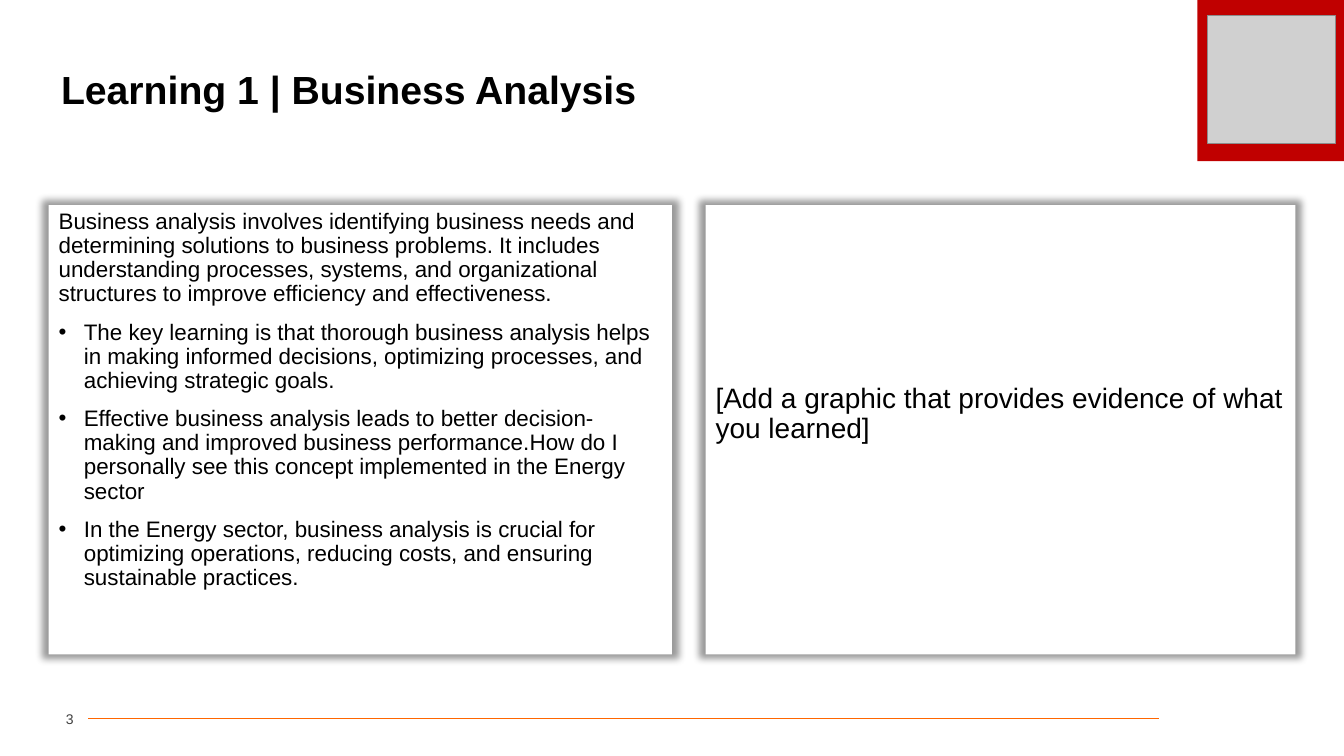
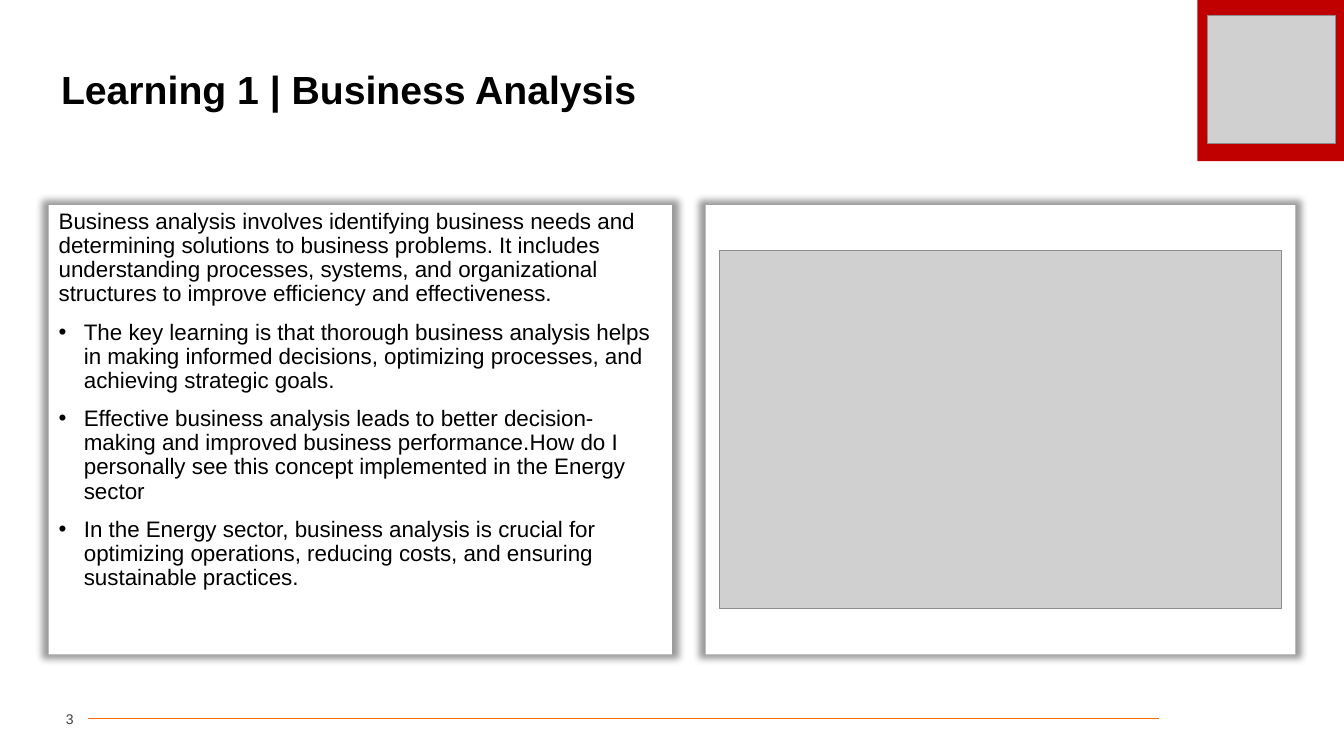
Before and after one commit to cherryycodes/unext, a slide deck: slide 3 of tech day1&2.pptx. Drawn at 1344x756 pixels with LibreOffice and Linux fonts; fonts in the diff are those of the drawing; grey boxes stand for pictures; background and template pictures are left out. Boxes give left, top, right and bottom in pixels: in the first picture for what was removed or moved away, otherwise in the second. Text is boxed around its words. In the diff, an @@ line names an element or a change of style, - is before the commit and + after.

```diff
--- a/tech day1&2.pptx
+++ b/tech day1&2.pptx
@@ picture added at (x1=720, y1=251, x2=1282, y2=609) @@
@@ text in rectangle at (x1=716, y1=387, x2=1282, y2=444): text removed @@
-[Add a graphic that provides evidence of what you learned]
```
Also in this commit, not shown: 2 other slides changed.
